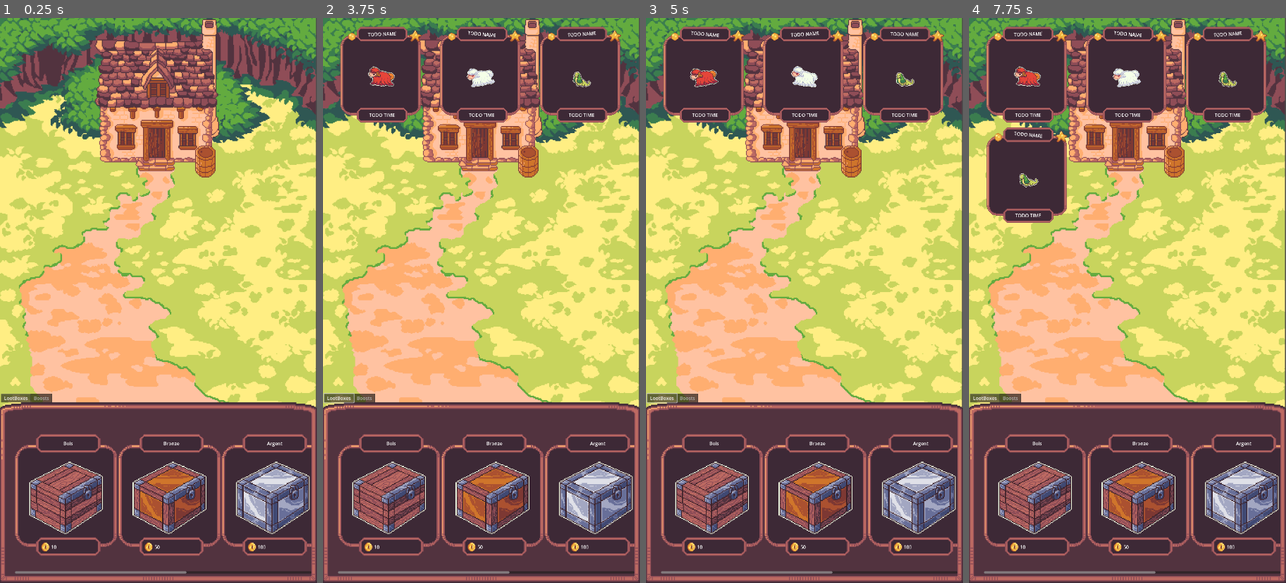
Above: before the commit, frames 1-4 (left to right).
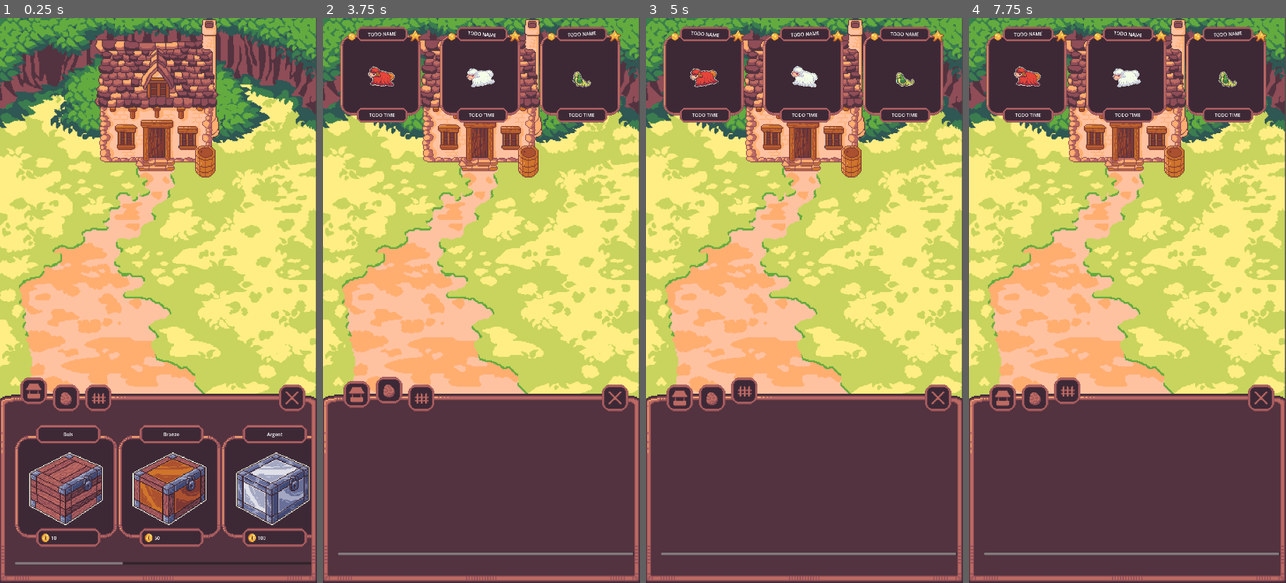
Above: after the commit, the same moments.

Repository: Sky84/gatcha
Game: Godot game, scene res://game.tscn
The game is run twice, just before and just after one commit, with the same random seed, the same clock (stepped at 60 frames per second) and the same inputs. The engine's default icon, where the game draws it, is replaced by a stand-in: a white triangle on a blue panel in a dark square.
Inputs (mouse positions are in pixels of both pictures, inside the frame that each line leads up to):
- Up to frame 1 (0.25 s): no input
- Up to frame 2 (3.75 s): click "Bois" at 0.5 s; click "Bronze" at 1.25 s; click "Argent" at 2 s; click (357, 390) at 2.77 s; click (389, 396) at 3.52 s
- Up to frame 3 (5 s): click (744, 396) at 4.27 s
- Up to frame 4 (7.75 s): click "TODO NAME" at 5 s; click "TODO NAME" at 5.75 s; click "TODO NAME" at 6.5 s; click (1035, 492) at 7.25 s, where only the run before the commit has a clickable "Bois"

The runs differ from the first frame. In frame 1, 14% of the frame differs, in the area x 0-100%, y 63-99%; in frame 2, 12%; in frame 3, 12%; in frame 4, 16%, in the area x 0-100%, y 19-99%.

Commit message:
feat: tween, menu functions

Diff:
--- a/Shop.gd
+++ b/Shop.gd
@@ -6,11 +6,54 @@
 #Array[ShopItem]
 var _shop_item_buttons: Array[Node];
 
+enum TAB_INDEX {
+	SHOP,
+	PET_DEX,
+	ENCLOSURE
+}
+
+@onready var tab_buttons = $TabButtons
+@onready var tab_container = $TabContainer
+
 # Called when the node enters the scene tree for the first time.
 func _ready():
 	_shop_item_buttons = get_tree().get_nodes_in_group('shop_item_button');
 	for button in _shop_item_buttons:
 		button.pressed.connect(_on_pressed_shop_item.bind(button));
 
+
 func _on_pressed_shop_item(shop_item: ShopItem):
 	loot_panel.open(shop_item);
+
+func _on_shop_button_pressed():
+	_change_tab(TAB_INDEX.SHOP);
+
+func _on_pet_dex_button_pressed():
+	_change_tab(TAB_INDEX.PET_DEX);
+
+func _on_enclosure_button_pressed():
+	_change_tab(TAB_INDEX.ENCLOSURE);
+
+func _on_close_button_pressed():
+	var tween = create_tween();
+	tween.set_parallel()
+	var opened_menu_pos_y = 1276;
+	var hidden_menu_pos_y = 1276 * 2;
+	var tab_container_target_pos_y = opened_menu_pos_y if tab_container.position.y == hidden_menu_pos_y else hidden_menu_pos_y;
+	tween.tween_property(tab_container, "position:y", tab_container_target_pos_y, 0.5).set_trans(Tween.TRANS_BACK);
+	var opened_buttons_menu_pos_y = 1238;
+	var hidden_buttons_menu_pos_y = 1238 * 1.5;
+	var tab_buttons_target_pos_y = opened_buttons_menu_pos_y if tab_buttons.position.y == hidden_buttons_menu_pos_y else hidden_buttons_menu_pos_y;
+	tween.tween_property(tab_buttons, "position:y", tab_buttons_target_pos_y, 0.6).set_trans(Tween.TRANS_BACK);
+
+func _change_tab(index: int):
+	var tween = create_tween();
+	var button_clicked = tab_buttons.get_child(index);
+	var not_clicked_pos_y = 8;
+	var clicked_pos_y = -16;
+	tween.set_parallel();
+	tween.tween_property(button_clicked, "position:y", clicked_pos_y, 0.2).set_trans(Tween.TRANS_BACK);
+	for child in tab_buttons.get_children():
+		if child.get_index() != button_clicked.get_index():
+			tween.tween_property(child, "position:y", not_clicked_pos_y, 0.3).set_trans(Tween.TRANS_BACK);
+	tab_container.current_tab = index;
--- a/game.tscn
+++ b/game.tscn
@@ -1,16 +1,19 @@
-[gd_scene load_steps=7 format=3 uid="uid://c77qdaonfnpyt"]
+[gd_scene load_steps=11 format=3 uid="uid://c77qdaonfnpyt"]
 
 [ext_resource type="PackedScene" uid="uid://3s6djvo4dlm1" path="res://Buttons/creature_button.tscn" id="1_6phqq"]
 [ext_resource type="Script" path="res://Shop.gd" id="1_dwfql"]
 [ext_resource type="Script" path="res://LootPanel.gd" id="3_3eft4"]
 [ext_resource type="Texture2D" uid="uid://bquqji0c53xby" path="res://Assets/HUD/smallmenu.png" id="3_gur2h"]
 [ext_resource type="Texture2D" uid="uid://cpo10w4anfwcf" path="res://Assets/Images/backgroundfarm.png" id="4_4vsax"]
+[ext_resource type="Texture2D" uid="uid://cuf6t1pqngems" path="res://Assets/HUD/buttonshop.png" id="5_ilaal"]
+[ext_resource type="Texture2D" uid="uid://7pchtvd2dc2x" path="res://Assets/HUD/buttonpetdex.png" id="6_poxll"]
+[ext_resource type="Texture2D" uid="uid://cvnnn5ivs42w5" path="res://Assets/HUD/buttonenclosure.png" id="7_y3xnl"]
+[ext_resource type="Texture2D" uid="uid://n7reanhniaxg" path="res://Assets/HUD/buttonclose.png" id="8_c7i3v"]
 
 [sub_resource type="StyleBoxTexture" id="StyleBoxTexture_lecxe"]
 texture = ExtResource("3_gur2h")
 
 [node name="Game" type="Node2D"]
-metadata/_edit_horizontal_guides_ = [872.0]
 
 [node name="Background" type="TextureRect" parent="."]
 offset_left = -4.0
@@ -42,54 +45,67 @@
 grow_horizontal = 2
 grow_vertical = 0
 theme_override_styles/panel = SubResource("StyleBoxTexture_lecxe")
-
-[node name="LootBoxes" type="Control" parent="Shop/TabContainer"]
-layout_mode = 2
-mouse_filter = 1
-
-[node name="ScrollContainer" type="ScrollContainer" parent="Shop/TabContainer/LootBoxes"]
+tabs_visible = false
+
+[node name="Shop" type="Control" parent="Shop/TabContainer"]
+layout_mode = 2
+mouse_filter = 1
+
+[node name="ScrollContainer" type="ScrollContainer" parent="Shop/TabContainer/Shop"]
 layout_mode = 0
 offset_left = 55.0
 offset_top = 107.0
 offset_right = 1065.0
 offset_bottom = 581.0
 
-[node name="GridContainer" type="GridContainer" parent="Shop/TabContainer/LootBoxes/ScrollContainer"]
+[node name="GridContainer" type="GridContainer" parent="Shop/TabContainer/Shop/ScrollContainer"]
 custom_minimum_size = Vector2(1014, 442.21)
 layout_mode = 2
 columns = 999
 
-[node name="ShopItem" parent="Shop/TabContainer/LootBoxes/ScrollContainer/GridContainer" instance=ExtResource("1_6phqq")]
+[node name="ShopItem" parent="Shop/TabContainer/Shop/ScrollContainer/GridContainer" instance=ExtResource("1_6phqq")]
 layout_mode = 2
 item_id = "wood"
 item_type = 1
 
-[node name="ShopItem3" parent="Shop/TabContainer/LootBoxes/ScrollContainer/GridContainer" instance=ExtResource("1_6phqq")]
+[node name="ShopItem3" parent="Shop/TabContainer/Shop/ScrollContainer/GridContainer" instance=ExtResource("1_6phqq")]
 layout_mode = 2
 item_id = "bronze"
 item_type = 1
 
-[node name="ShopItem4" parent="Shop/TabContainer/LootBoxes/ScrollContainer/GridContainer" instance=ExtResource("1_6phqq")]
+[node name="ShopItem4" parent="Shop/TabContainer/Shop/ScrollContainer/GridContainer" instance=ExtResource("1_6phqq")]
 layout_mode = 2
 item_id = "silver"
 item_type = 1
 
-[node name="ShopItem5" parent="Shop/TabContainer/LootBoxes/ScrollContainer/GridContainer" instance=ExtResource("1_6phqq")]
+[node name="ShopItem5" parent="Shop/TabContainer/Shop/ScrollContainer/GridContainer" instance=ExtResource("1_6phqq")]
 layout_mode = 2
 item_id = "gold"
 item_type = 1
 
-[node name="ShopItem2" parent="Shop/TabContainer/LootBoxes/ScrollContainer/GridContainer" instance=ExtResource("1_6phqq")]
+[node name="ShopItem2" parent="Shop/TabContainer/Shop/ScrollContainer/GridContainer" instance=ExtResource("1_6phqq")]
 layout_mode = 2
 item_id = "diamond"
 item_type = 1
 
-[node name="Boosts" type="Control" parent="Shop/TabContainer"]
+[node name="ShopItem6" parent="Shop/TabContainer/Shop/ScrollContainer/GridContainer" instance=ExtResource("1_6phqq")]
+layout_mode = 2
+item_id = "x2"
+
+[node name="ShopItem7" parent="Shop/TabContainer/Shop/ScrollContainer/GridContainer" instance=ExtResource("1_6phqq")]
+layout_mode = 2
+item_id = "x4"
+
+[node name="ShopItem8" parent="Shop/TabContainer/Shop/ScrollContainer/GridContainer" instance=ExtResource("1_6phqq")]
+layout_mode = 2
+item_id = "x6"
+
+[node name="PetDex" type="Control" parent="Shop/TabContainer"]
 visible = false
 layout_mode = 2
 mouse_filter = 1
 
-[node name="ScrollContainer2" type="ScrollContainer" parent="Shop/TabContainer/Boosts"]
+[node name="ScrollContainer2" type="ScrollContainer" parent="Shop/TabContainer/PetDex"]
 layout_mode = 0
 offset_left = 55.0
 offset_top = 107.0
@@ -98,23 +114,86 @@
 mouse_filter = 0
 vertical_scroll_mode = 3
 
-[node name="GridContainer" type="GridContainer" parent="Shop/TabContainer/Boosts/ScrollContainer2"]
+[node name="GridContainer" type="GridContainer" parent="Shop/TabContainer/PetDex/ScrollContainer2"]
 custom_minimum_size = Vector2(1014, 554)
 layout_mode = 2
 mouse_filter = 0
 columns = 10
 
-[node name="ShopItem" parent="Shop/TabContainer/Boosts/ScrollContainer2/GridContainer" instance=ExtResource("1_6phqq")]
-layout_mode = 2
-item_id = "x2"
-
-[node name="ShopItem2" parent="Shop/TabContainer/Boosts/ScrollContainer2/GridContainer" instance=ExtResource("1_6phqq")]
-layout_mode = 2
-item_id = "x4"
-
-[node name="ShopItem3" parent="Shop/TabContainer/Boosts/ScrollContainer2/GridContainer" instance=ExtResource("1_6phqq")]
-layout_mode = 2
-item_id = "x6"
+[node name="Enclosure" type="Control" parent="Shop/TabContainer"]
+visible = false
+layout_mode = 2
+mouse_filter = 1
+
+[node name="ScrollContainer2" type="ScrollContainer" parent="Shop/TabContainer/Enclosure"]
+layout_mode = 0
+offset_left = 55.0
+offset_top = 107.0
+offset_right = 1065.0
+offset_bottom = 549.0
+mouse_filter = 0
+vertical_scroll_mode = 3
+
+[node name="GridContainer" type="GridContainer" parent="Shop/TabContainer/Enclosure/ScrollContainer2"]
+custom_minimum_size = Vector2(1014, 554)
+layout_mode = 2
+mouse_filter = 0
+columns = 10
+
+[node name="TabButtons" type="Control" parent="Shop"]
+layout_mode = 1
+anchors_preset = 12
+anchor_top = 1.0
+anchor_right = 1.0
+anchor_bottom = 1.0
+offset_top = -683.0
+offset_bottom = -549.0
+grow_horizontal = 2
+grow_vertical = 0
+
+[node name="ShopButton" type="TextureButton" parent="Shop/TabButtons"]
+layout_mode = 0
+offset_left = 69.0
+offset_top = -16.0
+offset_right = 161.0
+offset_bottom = 74.0
+texture_normal = ExtResource("5_ilaal")
+ignore_texture_size = true
+stretch_mode = 5
+
+[node name="PetDexButton" type="TextureButton" parent="Shop/TabButtons"]
+layout_mode = 0
+offset_left = 179.0
+offset_top = 8.0
+offset_right = 271.0
+offset_bottom = 98.0
+texture_normal = ExtResource("6_poxll")
+ignore_texture_size = true
+stretch_mode = 5
+
+[node name="EnclosureButton" type="TextureButton" parent="Shop/TabButtons"]
+layout_mode = 0
+offset_left = 289.0
+offset_top = 8.0
+offset_right = 381.0
+offset_bottom = 98.0
+texture_normal = ExtResource("7_y3xnl")
+ignore_texture_size = true
+stretch_mode = 5
+
+[node name="CloseButton" type="TextureButton" parent="Shop/TabButtons"]
+layout_mode = 1
+anchors_preset = 1
+anchor_left = 1.0
+anchor_right = 1.0
+offset_left = -133.0
+offset_top = 8.0
+offset_right = -41.0
+offset_bottom = 98.0
+grow_horizontal = 0
+texture_normal = ExtResource("8_c7i3v")
+ignore_texture_size = true
+stretch_mode = 5
 
 [node name="LootPanel" type="Control" parent="Shop"]
 layout_mode = 1
@@ -140,3 +219,8 @@
 offset_bottom = 303.0
 grow_horizontal = 2
 grow_vertical = 0
+
+[connection signal="pressed" from="Shop/TabButtons/ShopButton" to="Shop" method="_on_shop_button_pressed"]
+[connection signal="pressed" from="Shop/TabButtons/PetDexButton" to="Shop" method="_on_pet_dex_button_pressed"]
+[connection signal="pressed" from="Shop/TabButtons/EnclosureButton" to="Shop" method="_on_enclosure_button_pressed"]
+[connection signal="pressed" from="Shop/TabButtons/CloseButton" to="Shop" method="_on_close_button_pressed"]
--- a/project.godot
+++ b/project.godot
@@ -25,6 +25,7 @@
 
 window/size/viewport_width=1080
 window/size/viewport_height=1920
+window/size/mode=2
 window/stretch/mode="viewport"
 window/handheld/orientation=1
 
Binary file added: Assets/HUD/button.png
Binary file added: Assets/HUD/buttonclose.png
Binary file added: Assets/HUD/buttonenclosure.png
Binary file added: Assets/HUD/buttonpetdex.png
Binary file added: Assets/HUD/buttonshop.png
